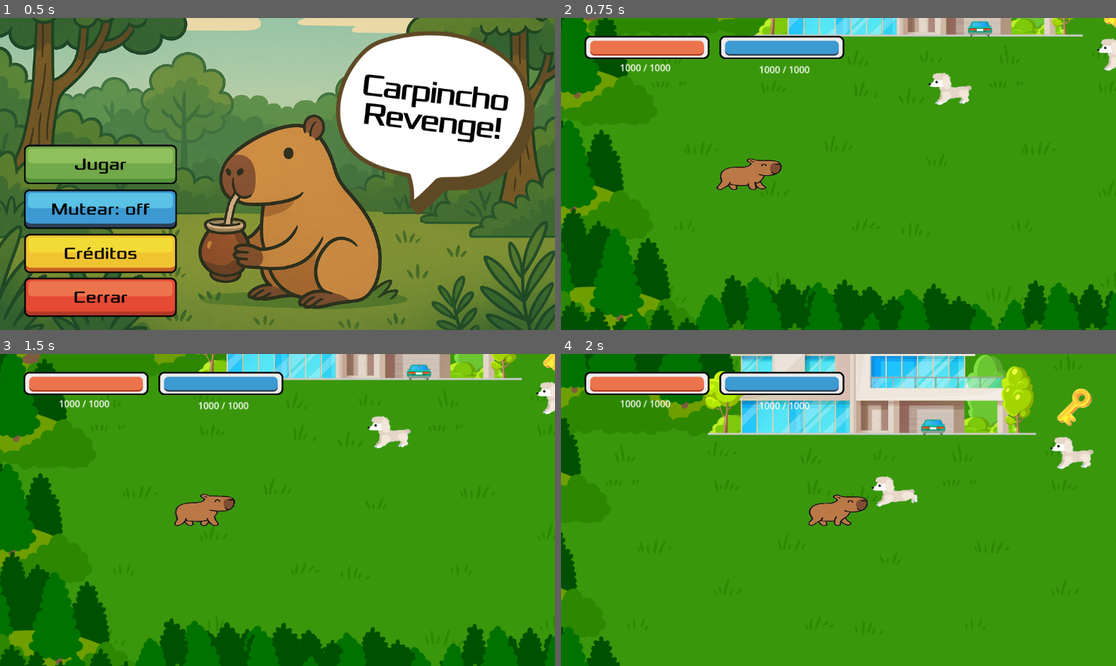
Above: before the commit, frames 1-4 (two rows, left to right).
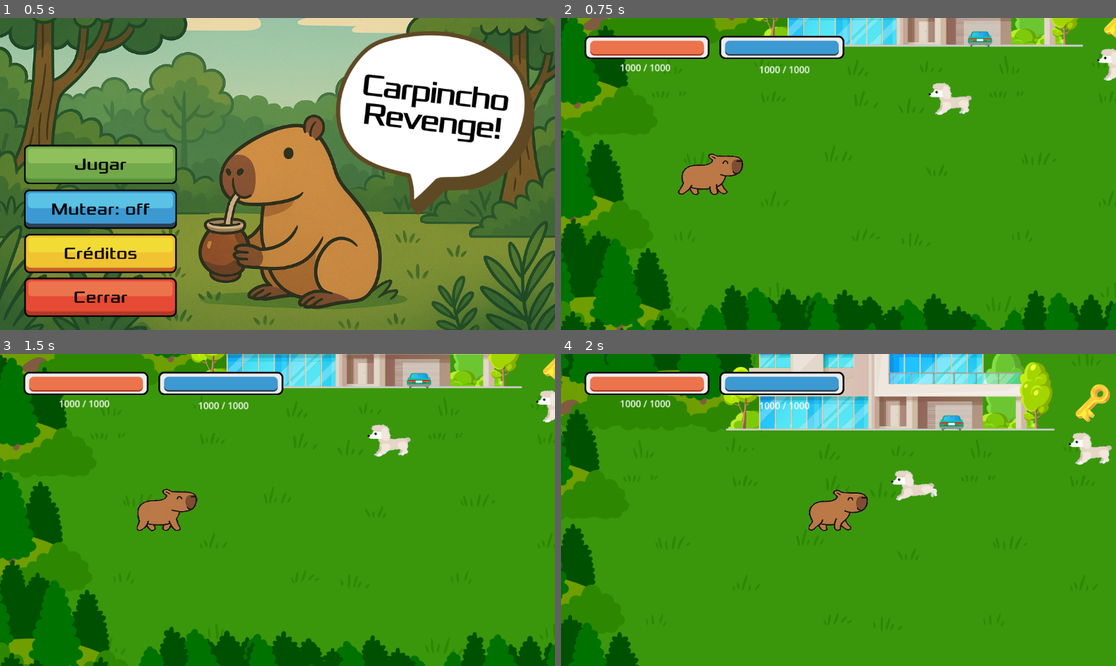
Above: after the commit, the same moments.

Repository: natayadev/carpincho-team
Game: Godot game, scene res://main.tscn
The game is run twice, just before and just after one commit, with the same random seed, the same clock (stepped at 60 frames per second) and the same inputs.
Inputs (mouse positions are in pixels of both pictures, inside the frame that each line leads up to):
- Up to frame 1 (0.5 s): no input
- Up to frame 2 (0.75 s): click (660, 164) at 0.5 s
- Up to frame 3 (1.5 s): tap Enter at 1.25 s; move the mouse to (388, 425) at 1.27 s; hold Right (move_right) from 1.28 s (still down); click (388, 425) at 1.42 s
- Up to frame 4 (2 s): keep holding Right (move_right)

Frame 1 is identical in both runs. In frame 2, 13% of the frame differs, in the area x 0-100%, y 0-100%; in frame 3, 12%; in frame 4, 18%.

Commit message:
mecanica de ganar

Diff:
--- a/escenas/nivel.tscn
+++ b/escenas/nivel.tscn
@@ -15,6 +15,7 @@
 [ext_resource type="Texture2D" uid="uid://beo885iryto3w" path="res://art/StaminaBar.png" id="12_vt5qv"]
 [ext_resource type="PackedScene" uid="uid://dshq10emc0gg6" path="res://termales.tscn" id="14_8p663"]
 [ext_resource type="AudioStream" uid="uid://besqcc2os8w7l" path="res://sounds/game.ogg" id="15_y727t"]
+[ext_resource type="PackedScene" uid="uid://cpeplcemce2q8" path="res://triger-ganar.tscn" id="16_beshd"]
 
 [sub_resource type="TileSetAtlasSource" id="TileSetAtlasSource_bc6pi"]
 texture = ExtResource("9_5m6on")
@@ -72,7 +73,7 @@
 
 [node name="personaje" parent="players" groups=["players"] instance=ExtResource("2_fpuh1")]
 z_index = 1
-position = Vector2(752.934, 1149.54)
+position = Vector2(630.007, 1096.49)
 scale = Vector2(6, 8)
 
 [node name="Camera2D" type="Camera2D" parent="players/personaje"]
@@ -211,10 +212,10 @@
 position = Vector2(985, -3654)
 
 [node name="Nivel2" type="TextureRect" parent="."]
-offset_left = 82.0
-offset_top = -6048.0
-offset_right = 3141.0
-offset_bottom = -1035.0
+offset_left = 63.0
+offset_top = -6035.0
+offset_right = 3122.0
+offset_bottom = -1022.0
 scale = Vector2(0.7, 0.695)
 texture = ExtResource("8_l34rc")
 
@@ -292,6 +293,10 @@
 stream = ExtResource("15_y727t")
 autoplay = true
 
+[node name="triger-ganar" parent="." instance=ExtResource("16_beshd")]
+position = Vector2(665, -5976)
+scale = Vector2(10.7863, 7.28696)
+
 [connection signal="puerta_llave" from="llave" to="jaula" method="_on_llave_puerta_llave"]
 [connection signal="puerta_llave" from="llave2" to="jaula" method="_on_llave_puerta_llave"]
 [connection signal="puerta_llave" from="llave2" to="jaula2" method="_on_llave_2_puerta_llave"]
--- a/escenas/personaje/personaje.tscn
+++ b/escenas/personaje/personaje.tscn
@@ -70,7 +70,7 @@
 shape = SubResource("RectangleShape2D_ltgau")
 
 [node name="AnimatedSprite2D" type="AnimatedSprite2D" parent="."]
-scale = Vector2(0.168801, 0.114308)
+scale = Vector2(0.169, 0.15)
 sprite_frames = SubResource("SpriteFrames_cx3pr")
 animation = &"idle"
 
--- /dev/null
+++ b/triger-ganar.tscn
@@ -0,0 +1,63 @@
+[gd_scene load_steps=7 format=3 uid="uid://cpeplcemce2q8"]
+
+[ext_resource type="Script" uid="uid://de4ceyokau0bt" path="res://triger_ganar.gd" id="1_6iw4j"]
+[ext_resource type="Texture2D" uid="uid://hpxr7buwogh5" path="res://art/flecha2.png" id="1_36qli"]
+
+[sub_resource type="RectangleShape2D" id="RectangleShape2D_6iw4j"]
+size = Vector2(71, 20)
+
+[sub_resource type="Animation" id="Animation_qyvuv"]
+resource_name = "new_animation"
+loop_mode = 1
+tracks/0/type = "value"
+tracks/0/imported = false
+tracks/0/enabled = true
+tracks/0/path = NodePath("Flecha2:position")
+tracks/0/interp = 1
+tracks/0/loop_wrap = true
+tracks/0/keys = {
+"times": PackedFloat32Array(0, 0.266667, 0.5, 0.733333, 1),
+"transitions": PackedFloat32Array(1, 1, 1, 1, 1),
+"update": 0,
+"values": [Vector2(0, -1), Vector2(0, 5), Vector2(9.31323e-10, 0), Vector2(0, 4), Vector2(0, -1)]
+}
+
+[sub_resource type="Animation" id="Animation_x8ckm"]
+length = 0.001
+tracks/0/type = "value"
+tracks/0/imported = false
+tracks/0/enabled = true
+tracks/0/path = NodePath("Flecha2:position")
+tracks/0/interp = 1
+tracks/0/loop_wrap = true
+tracks/0/keys = {
+"times": PackedFloat32Array(0),
+"transitions": PackedFloat32Array(1),
+"update": 0,
+"values": [Vector2(0, -1)]
+}
+
+[sub_resource type="AnimationLibrary" id="AnimationLibrary_5sdrh"]
+_data = {
+&"RESET": SubResource("Animation_x8ckm"),
+&"new_animation": SubResource("Animation_qyvuv")
+}
+
+[node name="Area2D" type="Area2D"]
+script = ExtResource("1_6iw4j")
+
+[node name="CollisionShape2D" type="CollisionShape2D" parent="."]
+shape = SubResource("RectangleShape2D_6iw4j")
+
+[node name="Flecha2" type="Sprite2D" parent="."]
+position = Vector2(0, -1)
+rotation = -1.57269
+scale = Vector2(0.0196839, 0.0222179)
+texture = ExtResource("1_36qli")
+
+[node name="AnimationPlayer" type="AnimationPlayer" parent="."]
+libraries = {
+&"": SubResource("AnimationLibrary_5sdrh")
+}
+
+[connection signal="body_entered" from="." to="." method="_on_body_entered"]
--- /dev/null
+++ b/triger_ganar.gd
@@ -0,0 +1,7 @@
+extends Area2D
+
+
+
+func _on_body_entered(body: Node2D) -> void:
+	if body.is_in_group("players"):
+		get_tree().change_scene_to_file("res://main.tscn")
Binary file added: art/flecha2.png
Not shown, added: art/flecha2.png.import
Not shown: 1 places in escenas/nivel.tscn that only renumber resources
Not shown, added: triger_ganar.gd.uid
